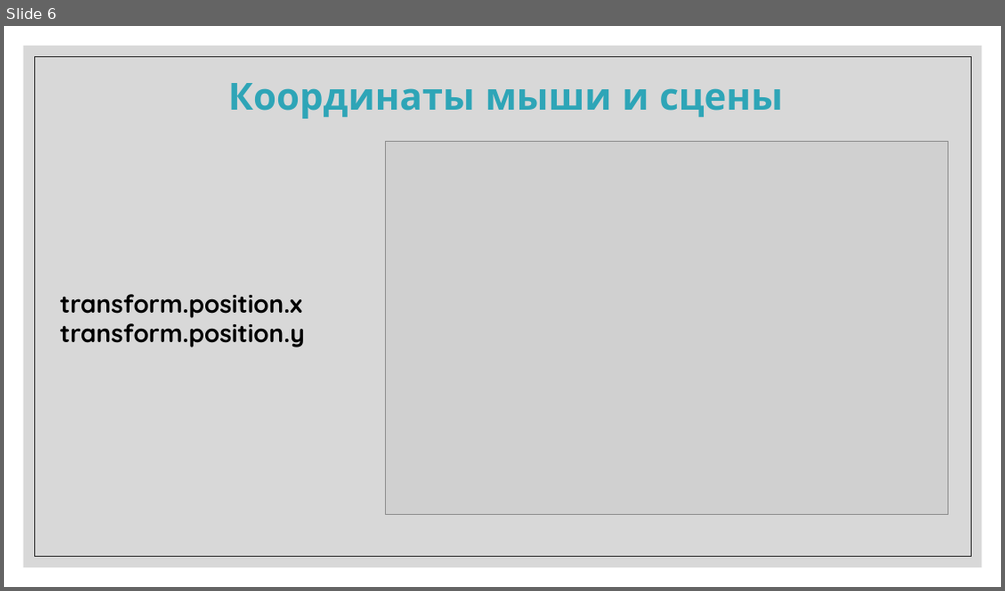
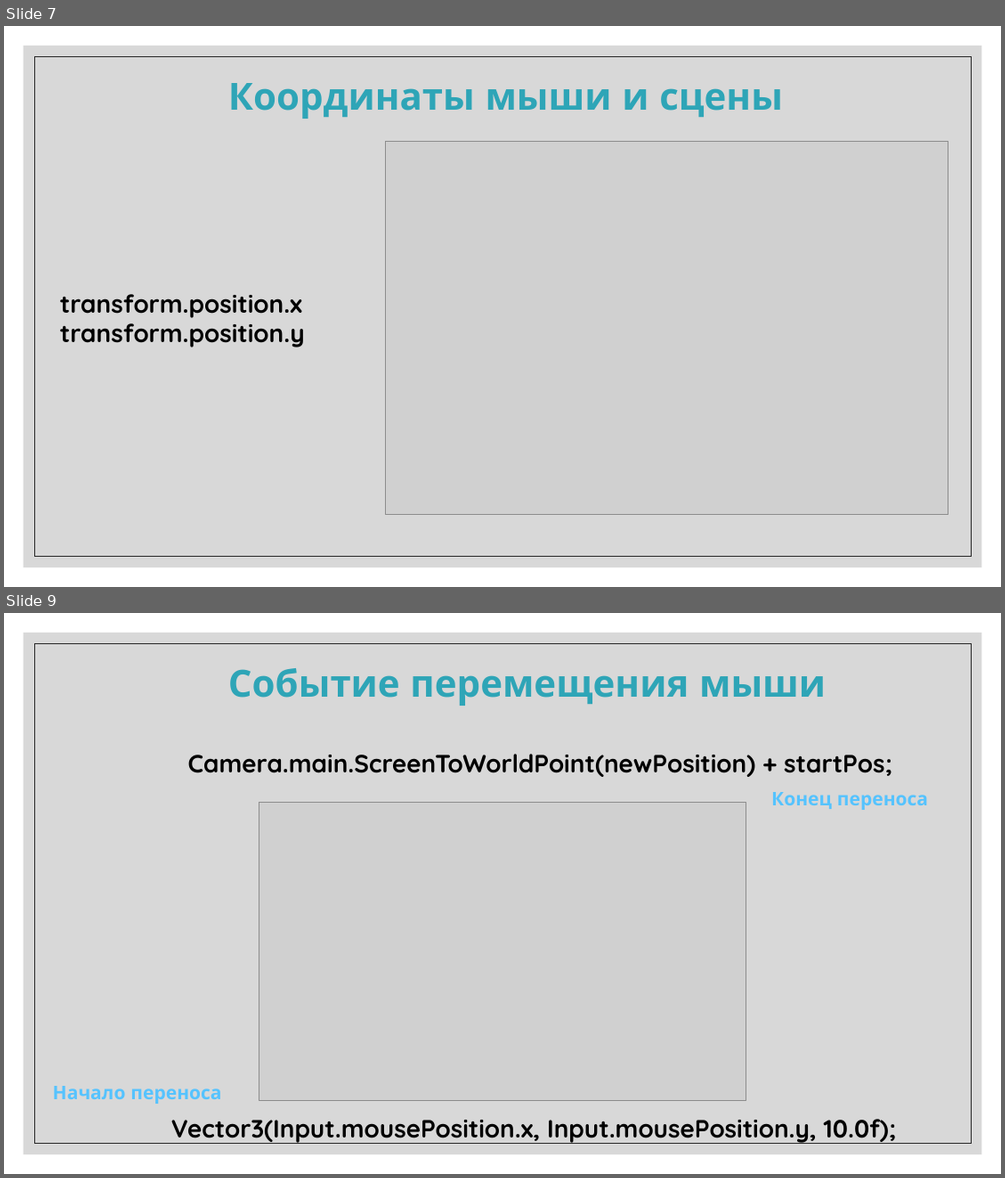
Before and after one commit to IriEfremova/LessonsCube, a slide deck: Unity/Lesson10/Mouse.pptx. Shown one above the other, each under a label of ours: slide 6 before the commit, slides 7 and 9 after it; the slides between them are not shown. The pictures are 1005x591 and 1005x1178 pixels, drawn with LibreOffice and Linux fonts; fonts in the diff are those of the drawing; grey boxes stand for pictures. Boxes give left, top, right and bottom in pixels: in the first picture for what was removed or moved away, otherwise in the second. Text is boxed around its words. In the diff, an @@ line names an element or a change of style, - is before the commit and + after.

```diff
--- a/Unity/Lesson10/Mouse.pptx
+++ b/Unity/Lesson10/Mouse.pptx
@@ slide 9 added at <box>4,613,1001,1174</box>, background #FFFFFF; not listed: 2 template elements that a slide beside it also shows @@
@@ text added at <box>228,668,825,706</box>, 36 pt, text #2EA5B7, bold @@
+Событие перемещения мыши
@@ text added at <box>188,754,892,777</box>, 24 pt, text #000000, bold @@
+Camera.main.ScreenToWorldPoint(newPosition) + startPos;
@@ text added at <box>771,792,928,810</box>, 18 pt, text #55C3FF, bold @@
+Конец переноса
@@ picture added at <box>259,803,746,1101</box> @@
@@ text added at <box>53,1086,221,1103</box>, 18 pt, text #55C3FF, bold @@
+Начало переноса
@@ text added at <box>171,1119,896,1143</box>, 24 pt, text #000000, bold @@
+Vector3(Input.mousePosition.x, Input.mousePosition.y, 10.0f);
@@ what was slide 6 is now slide 7 @@
```
Also in this commit, not shown: 3 slides changed, 3 other slides added, 3 other files.
